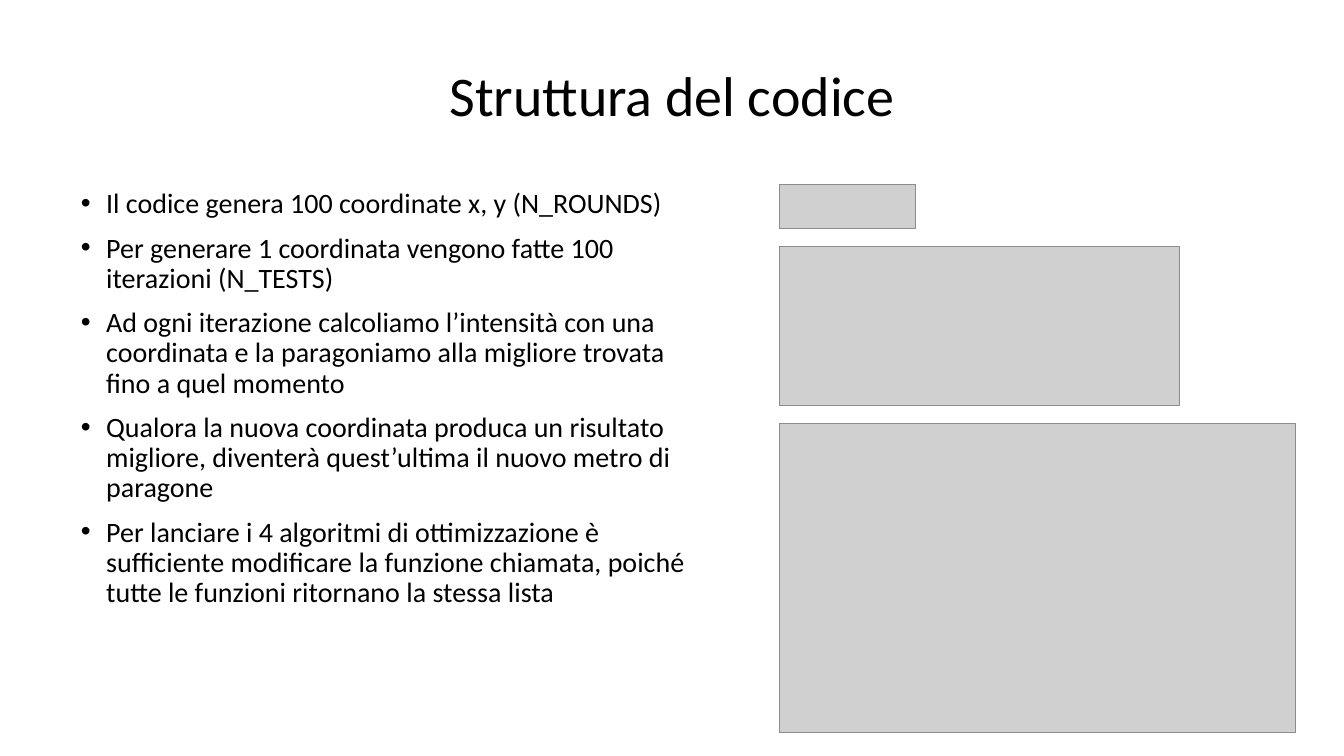
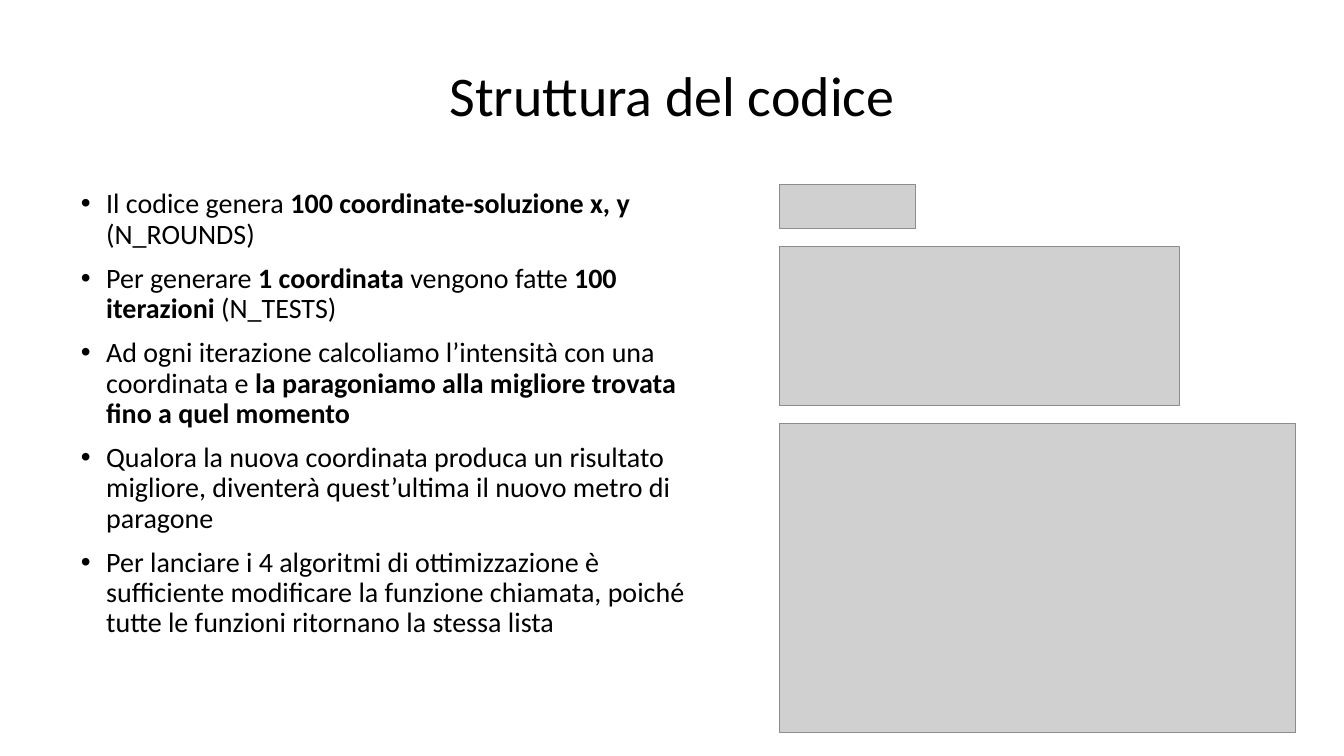
Before and after one commit to af20/mds_decision_making, a slide deck: slide 6 of R/Decision Making slides.pptx. Drawn at 1344x756 pixels with LibreOffice and Linux fonts; fonts in the diff are those of the drawing; grey boxes stand for pictures. Boxes give left, top, right and bottom in pixels: in the first picture for what was removed or moved away, otherwise in the second. Text is boxed around its words. In the diff, an @@ line names an element or a change of style, - is before the commit and + after.

```diff
--- a/R/Decision Making slides.pptx
+++ b/R/Decision Making slides.pptx
@@ text at [106,193,630,248]: text changed; bold on @@
-• Il codice genera 100 coordinate x, y (N_ROUNDS)
+• Il codice genera 100 coordinate-soluzione x, y (N_ROUNDS)
@@ text at [106,268,676,428]: bold on in "1 coordinata 100 iterazioni", "la paragoniamo alla migliore trovata fino a ..." @@
```
Also in this commit, not shown: 6 other slides changed.
